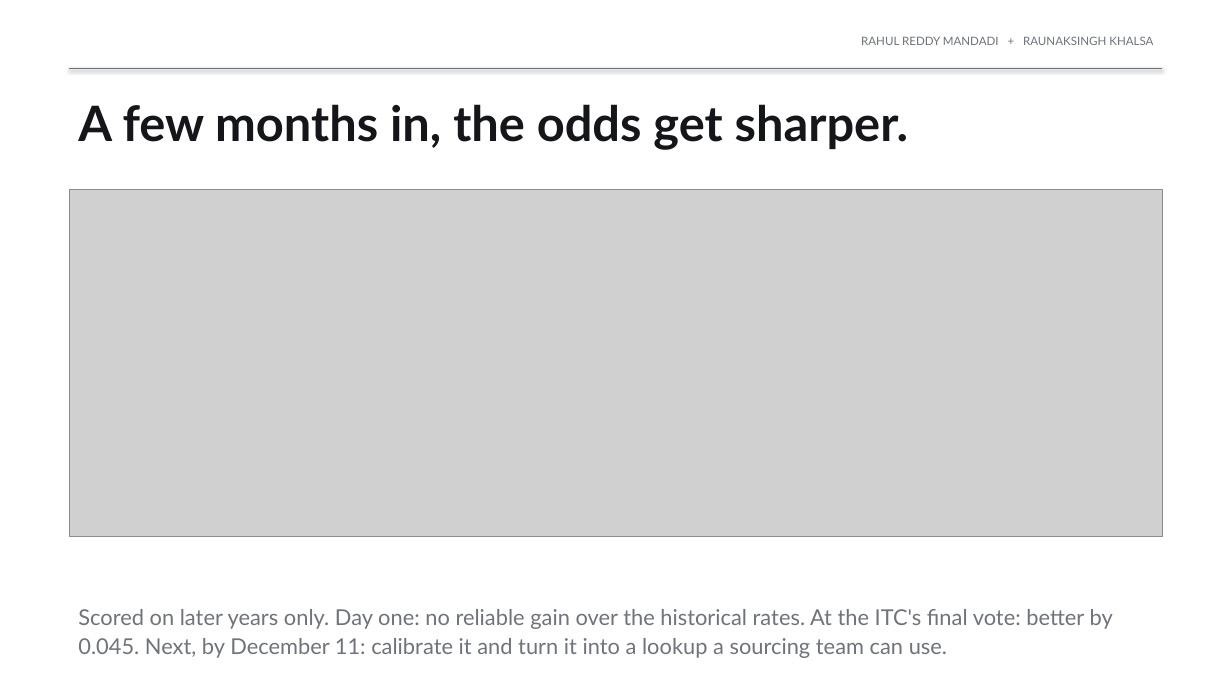
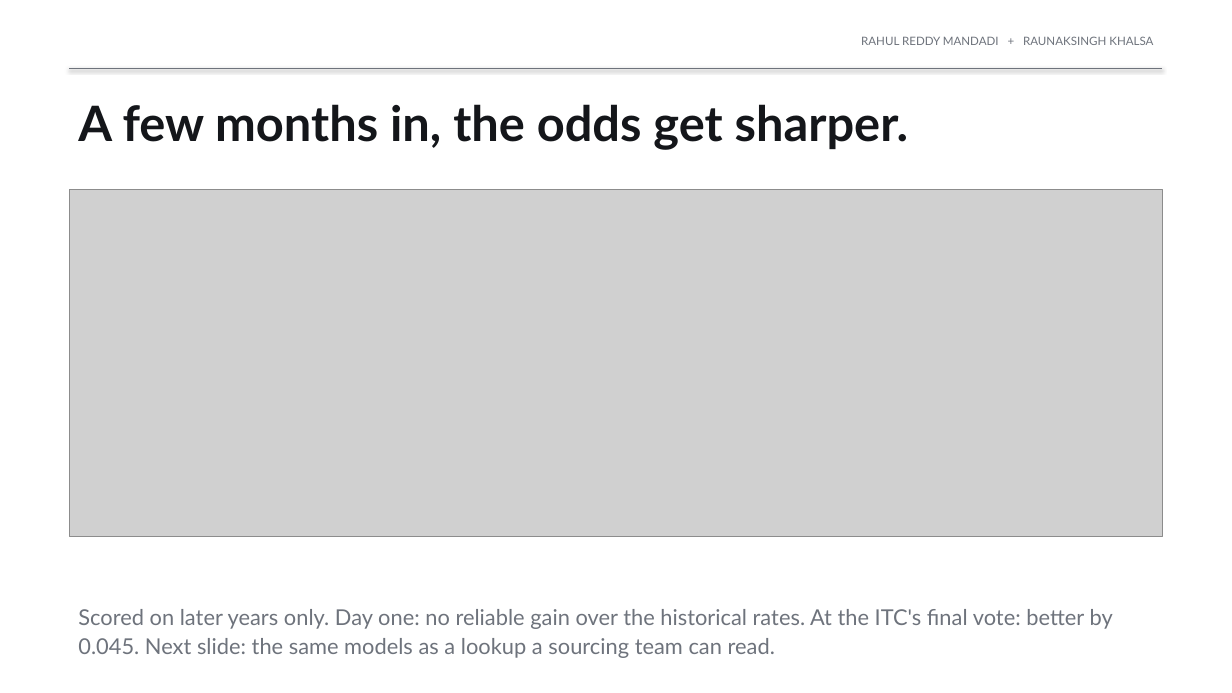
Before and after one commit to rahul-mandadi/tariff-rush, a slide deck: slide 12 of slides/Mandadi_Khalsa_Presentation2_v2.pptx. Drawn at 1232x693 pixels with LibreOffice and Linux fonts; fonts in the diff are those of the drawing; grey boxes stand for pictures. Boxes give left, top, right and bottom in pixels: in the first picture for what was removed or moved away, otherwise in the second. Text is boxed around its words. In the diff, an @@ line names an element or a change of style, - is before the commit and + after.

```diff
--- a/slides/Mandadi_Khalsa_Presentation2_v2.pptx
+++ b/slides/Mandadi_Khalsa_Presentation2_v2.pptx
@@ text at bbox=[78, 609, 1113, 658]: text changed @@
-Scored on later years only. Day one: no reliable gain over the historical rates. At the ITC's final vote: better by 0.045. Next, by December 11: calibrate it and turn it into a lookup a sourcing team can use.
+Scored on later years only. Day one: no reliable gain over the historical rates. At the ITC's final vote: better by 0.045. Next slide: the same models as a lookup a sourcing team can read.
```
Also in this commit, not shown: 1 slide added, 29 other files.
